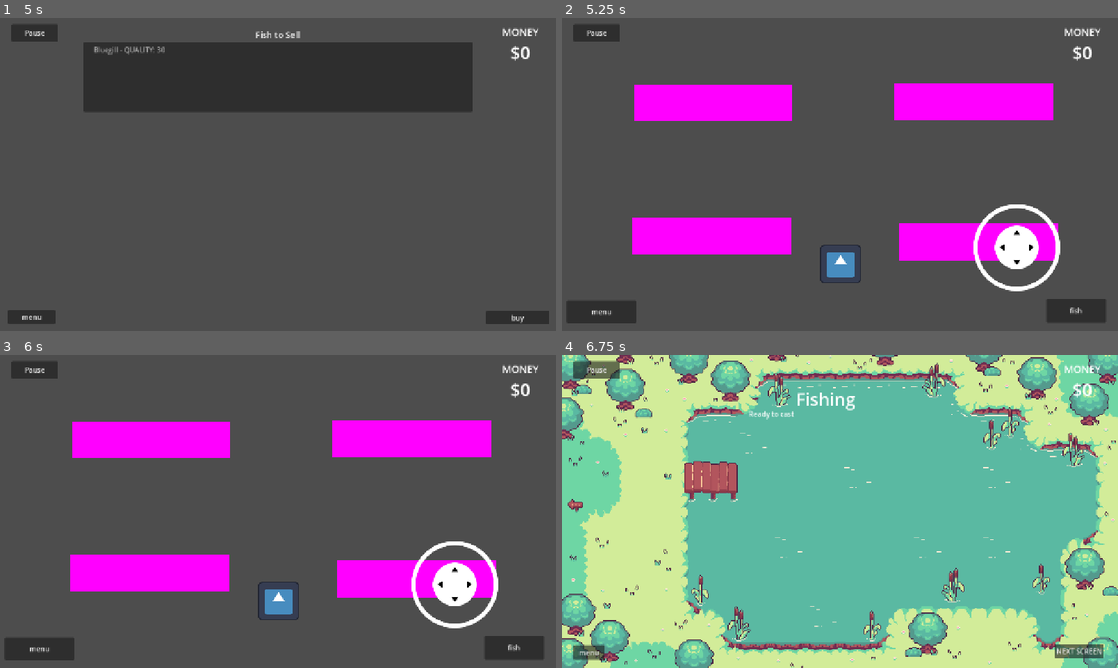
Above: before the commit, frames 1-4 (two rows, left to right).
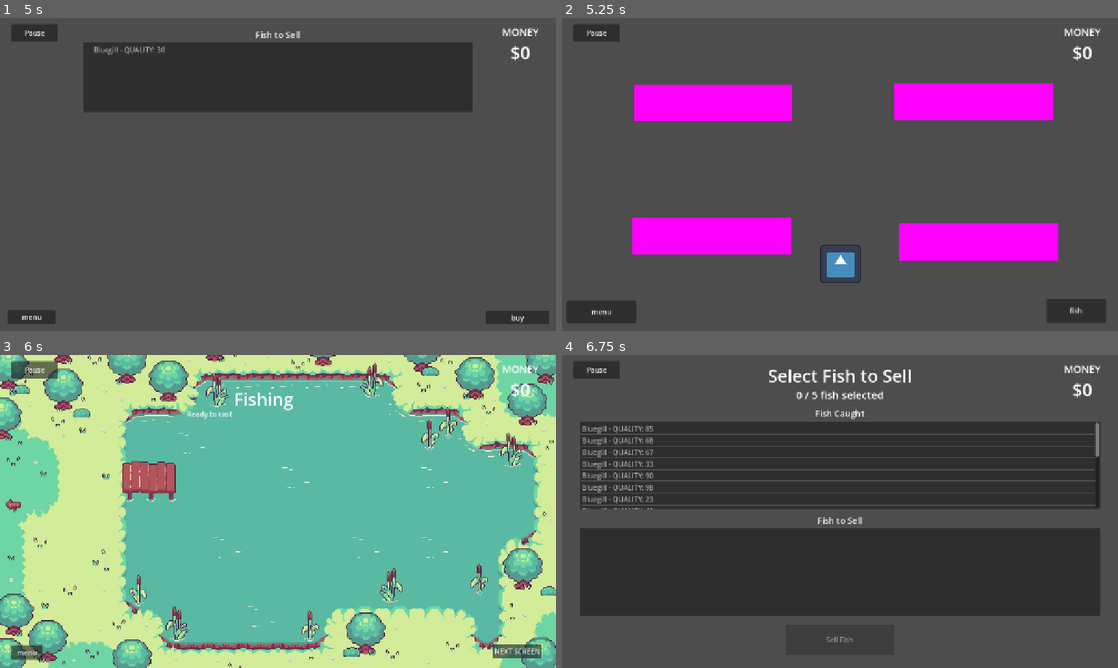
Above: after the commit, the same moments.

Repository: V-Mirea/comfy-summer-fishing-game
Game: Godot game, scene res://assets/game/game.tscn
The game is run twice, just before and just after one commit, with the same random seed, the same clock (stepped at 60 frames per second) and the same inputs. The engine's default icon, where the game draws it, is replaced by a stand-in: a white triangle on a blue panel in a dark square.
Inputs (mouse positions are in pixels of both pictures, inside the frame that each line leads up to):
- Up to frame 1 (5 s): click "play" at 0.5 s; click "NEXT SCREEN" at 1.25 s; click "Pause" at 2 s; click "Resume" at 2.75 s; tap Enter at 3.5 s; move the mouse to (400, 158) at 3.52 s; hold Right (ui_right) 3.53-4.25 s; click (400, 158) at 3.6 s; tap E (ui_select) at 3.77 s; click "Sell Fish" at 4.25 s
- Up to frame 2 (5.25 s): click "buy" at 5 s
- Up to frame 3 (6 s): click "fish" at 5.75 s
- Up to frame 4 (6.75 s): click (1079, 652) at 6.5 s, where only the run after the commit has a clickable "NEXT SCREEN"

Frame 1 is identical in both runs. In frame 2, 1.6% of the frame differs, in the area x 74-90%, y 59-88%; in frame 3, 100%, in the area x 0-100%, y 0-100%; in frame 4, 99%.

Commit message:
adjusted bubble colors

Diff:
--- a/assets/game/fishing_scene/bubble_manager/bubble/bubble.gd
+++ b/assets/game/fishing_scene/bubble_manager/bubble/bubble.gd
@@ -10,9 +10,9 @@
 @export var bubble_scale: float = 3.0
 
 @export_group("Zone Colors")
-@export var color_bad: Color = Color(0.853, 0.82, 0.792, 1.0)
-@export var color_good: Color = Color(0.427, 0.371, 1.0, 1.0)
-@export var color_perfect: Color = Color(0.816, 0.063, 0.0, 1.0)
+@export var color_bad: Color = Color('#D1505B')
+@export var color_good: Color = Color('#D2EC99')
+@export var color_perfect: Color = Color('#FBC697')
 
 var lifetime: float = 1.0
 var perfect_start: float = 0.0
--- a/project.godot
+++ b/project.godot
@@ -85,10 +85,6 @@
 ]
 }
 
-[input_devices]
-
-pointing/emulate_touch_from_mouse=true
-
 [physics]
 
 3d/physics_engine="Jolt Physics"
